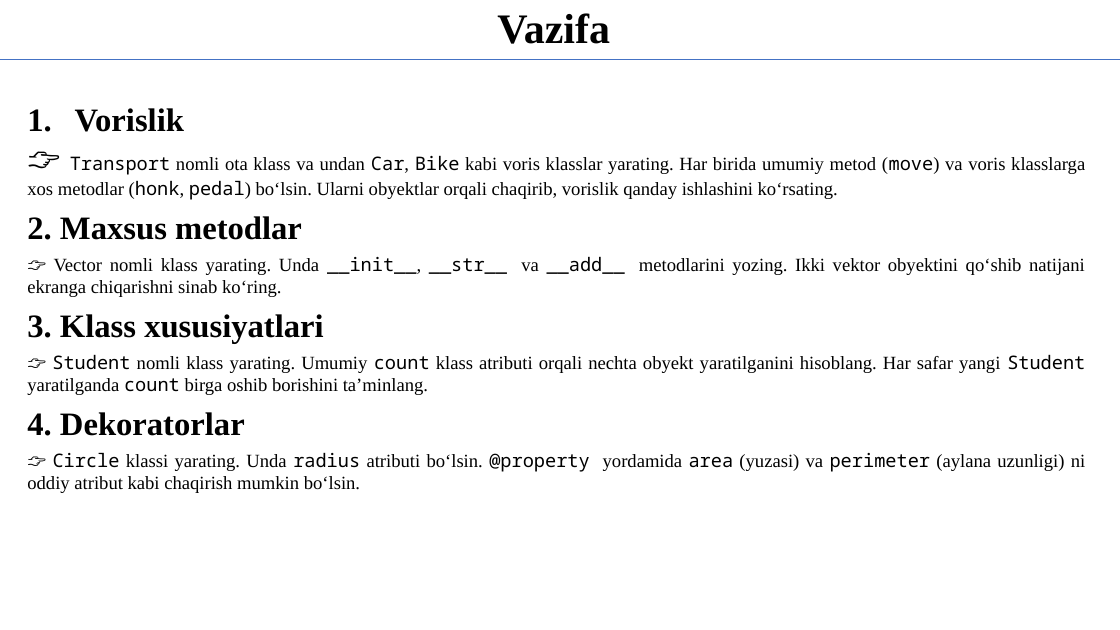
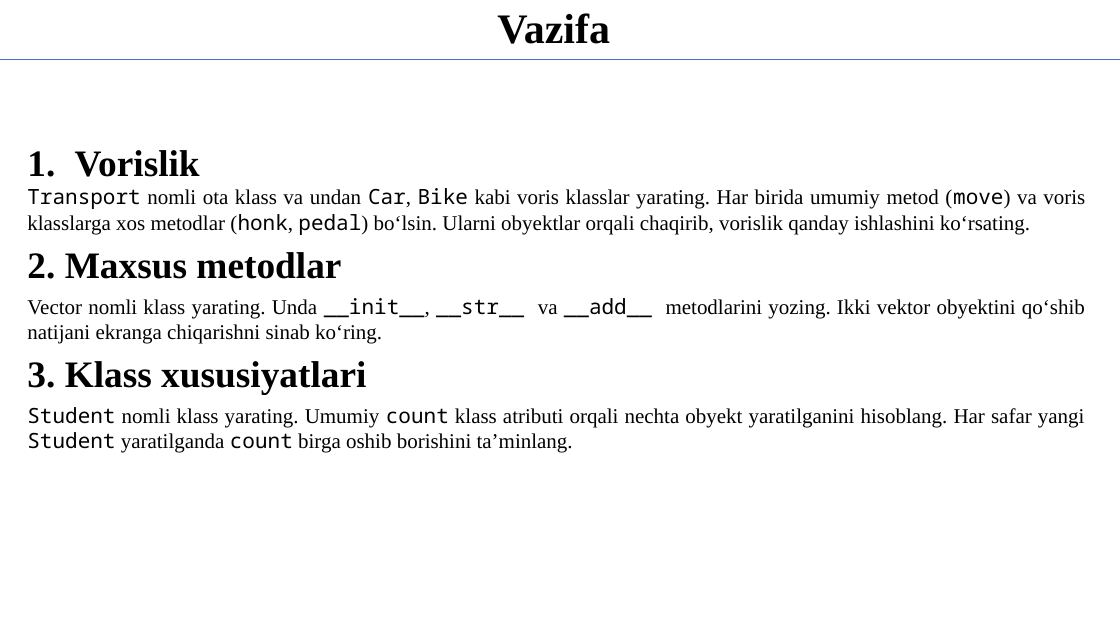
Before and after one commit to qwerty291996/2025-2026, a slide deck: slide 19 of Dars materiallari 2025-2026/Sun'iy intellekt asoslari 2025-2026/1.15 Pythonda Vorislikdan foydalanish/1.15 Pythonda Vorislikdan foydalanish.pptx (slide 21 before the commit). Drawn at 1120x630 pixels with LibreOffice and Linux fonts; fonts in the diff are those of the drawing. Boxes give left, top, right and bottom in pixels: in the first picture for what was removed or moved away, otherwise in the second. Text is boxed around its words. In the diff, an @@ line names an element or a change of style, - is before the commit and + after.

```diff
--- a/Dars materiallari 2025-2026/Sun'iy intellekt asoslari 2025-2026/1.15 Pythonda Vorislikdan foydalanish/1.15 Pythonda Vorislikdan foydalanish.pptx
+++ b/Dars materiallari 2025-2026/Sun'iy intellekt asoslari 2025-2026/1.15 Pythonda Vorislikdan foydalanish/1.15 Pythonda Vorislikdan foydalanish.pptx
@@ text "Vorislik": place and size @@
-text "Vorislik" at bbox=[27, 108, 1085, 493]
+text "Vorislik" at bbox=[27, 150, 1085, 453]
@@ text at bbox=[27, 150, 366, 395]: size 28 to 32 pt in "Vorislik", "2. Maxsus metodlar", "3. Klass xususiyatlari" @@
@@ text at bbox=[27, 188, 1085, 235]: text changed; size 16 to 18 pt @@
-👉 Transport nomli ota klass va undan Car, Bike kabi voris klasslar yarating. Har birida umumiy metod (move) va voris klasslarga xos metodlar (honk, pedal) bo‘lsin. Ularni obyektlar orqali chaqirib, vorislik qanday ishlashini ko‘rsating.
+Transport nomli ota klass va undan Car, Bike kabi voris klasslar yarating. Har birida umumiy metod (move) va voris klasslarga xos metodlar (honk, pedal) bo‘lsin. Ularni obyektlar orqali chaqirib, vorislik qanday ishlashini ko‘rsating.
@@ text at bbox=[27, 298, 1085, 344]: text changed; size 16 to 18 pt @@
-👉 Vector nomli klass yarating. Unda __init__, __str__ va __add__ metodlarini yozing. Ikki vektor obyektini qo‘shib natijani ekranga chiqarishni sinab ko‘ring.
+Vector nomli klass yarating. Unda __init__, __str__ va __add__ metodlarini yozing. Ikki vektor obyektini qo‘shib natijani ekranga chiqarishni sinab ko‘ring.
@@ text at bbox=[27, 407, 1085, 453]: text changed; size 16 to 18 pt @@
-👉 Student nomli klass yarating. Umumiy count klass atributi orqali nechta obyekt yaratilganini hisoblang. Har safar yangi Student yaratilganda count birga oshib borishini ta’minlang.
-4. Dekoratorlar
-👉 Circle klassi yarating. Unda radius atributi bo‘lsin. @property yordamida area (yuzasi) va perimeter (aylana uzunligi) ni oddiy atribut kabi chaqirish mumkin bo‘lsin.
+Student nomli klass yarating. Umumiy count klass atributi orqali nechta obyekt yaratilganini hisoblang. Har safar yangi Student yaratilganda count birga oshib borishini ta’minlang.
```
Also in this commit, not shown: 5 other slides changed, 1 slide added, 3 slides removed, 13 other files.
